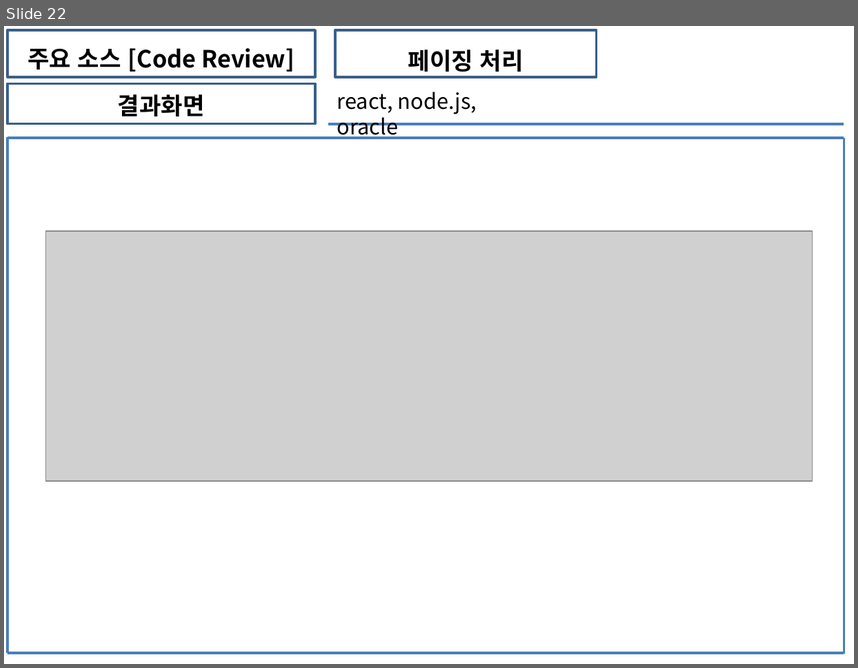
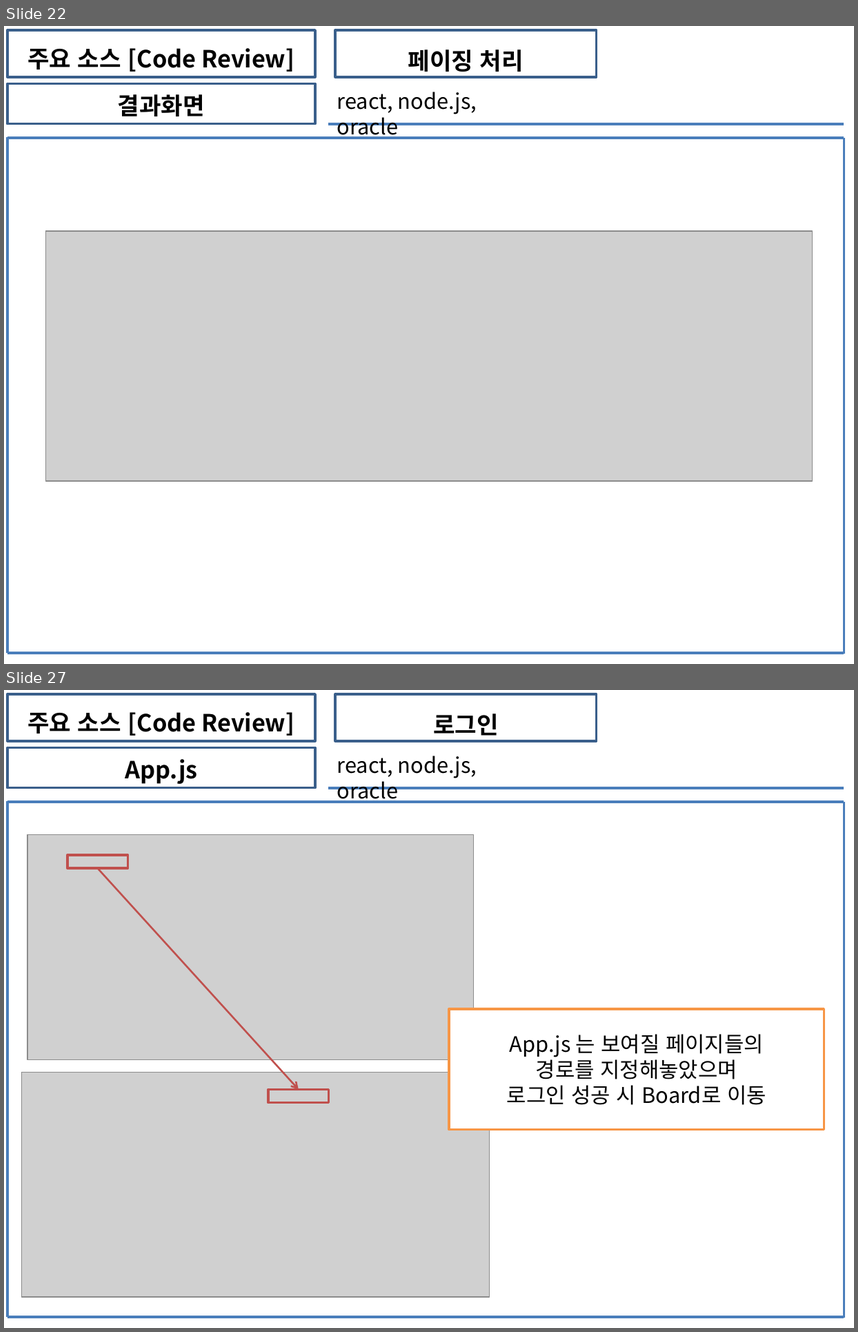
Before and after one commit to soh0256/5team, a slide deck: 개발 5팀 6차 미니 프로젝트/3) KOSMO_77기_개발 5팀_Unit_Test_보고서.pptx. Shown one above the other, each under a label of ours: slide 22 before the commit, slides 22 and 27 after it; the slides between them are not shown. The pictures are 858x668 and 858x1332 pixels, drawn with LibreOffice and Linux fonts; fonts in the diff are those of the drawing; grey boxes stand for pictures. Boxes give left, top, right and bottom in pixels: in the first picture for what was removed or moved away, otherwise in the second. Text is boxed around its words. In the diff, an @@ line names an element or a change of style, - is before the commit and + after.

```diff
--- a/개발 5팀 6차 미니 프로젝트/3) KOSMO_77기_개발 5팀_Unit_Test_보고서.pptx
+++ b/개발 5팀 6차 미니 프로젝트/3) KOSMO_77기_개발 5팀_Unit_Test_보고서.pptx
@@ slide 27 added at [4,690,854,1328], background #FFFFFF @@
@@ rectangle added at [7,694,315,741], outline #3A5F8C 2 pt, 20 pt, text #000000, bold @@
+주요 소스 [Code Review]
@@ rectangle added at [335,694,597,741], outline #3A5F8C 2 pt, 20 pt, text #000000, bold @@
+로그인
@@ rectangle added at [7,748,315,788], outline #3A5F8C 2 pt, 20 pt, text #000000, bold @@
+App.js
@@ text added at [337,756,477,803], 18 pt, text #000000 @@
+react, node.js, oracle
@@ line added from (329, 788) to (844, 788), #4B7EBC 2.25 pt @@
@@ line added from (7, 802) to (844, 802), #4B7EBC 2.25 pt @@
@@ line added from (7, 801) to (7, 1317), #4B7EBC 2.25 pt @@
@@ line added from (844, 802) to (844, 1317), #4B7EBC 2.25 pt @@
@@ picture added at [27,834,474,1060] @@
@@ rectangle added at [67,855,128,869], outline #C0504D 2 pt @@
@@ arrow added from (98, 869) to (298, 1089), #C0504D 1.5 pt @@
@@ rectangle added at [450,1009,824,1130], fill #FFFFFF, outline #F79646 2 pt, 18 pt, text #000000 @@
+App.js 는 보여질 페이지들의
+경로를 지정해놓았으며
+로그인 성공 시 Board로 이동
@@ picture added at [22,1072,489,1297] @@
@@ rectangle added at [268,1089,329,1103], outline #C0504D 2 pt @@
@@ line added from (844, 1142) to (844, 1142), #4B7EBC 2.25 pt @@
@@ line added from (7, 1317) to (844, 1317), #4B7EBC 2.25 pt @@
```
Also in this commit, not shown: 4 other slides added.
